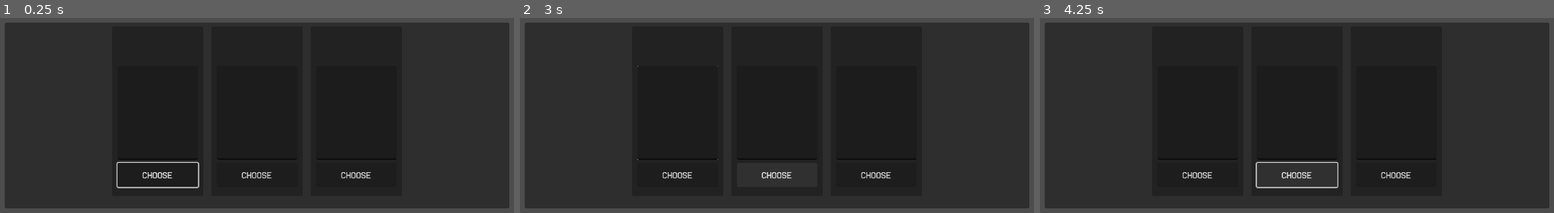
Above: before the commit, frames 1-3 (left to right).
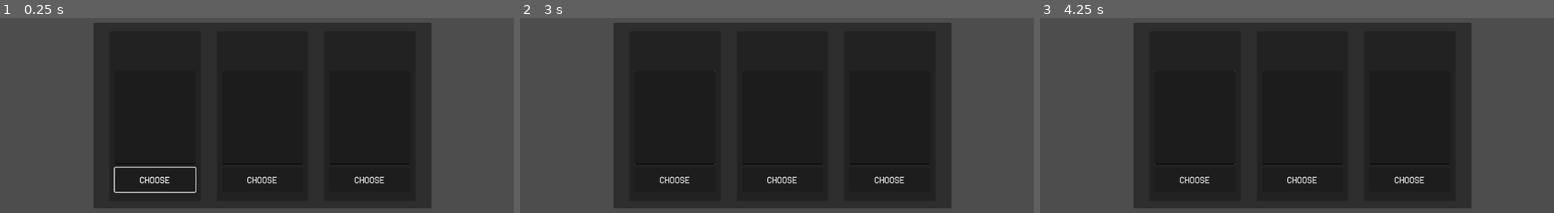
Above: after the commit, the same moments.

Repository: AlexandruPites/IterationX
Game: Godot game, scene res://scenes/level_up_menu.tscn
Same seed, same stepped clock (60 frames per second), same inputs: the game is played once before the commit and once after it. This scene is started directly instead of the project's main scene.
Inputs (mouse positions are in pixels of both pictures, inside the frame that each line leads up to):
- Up to frame 1 (0.25 s): no input
- Up to frame 2 (3 s): tap Enter at 0.5 s; move the mouse to (905, 94) at 0.52 s; press the mouse at (905, 94) at 0.53 s; hold D (right) 0.53-1.28 s; move the mouse to (648, 127) at 1.27 s; release the mouse at (648, 127) at 1.28 s; hold S (down) 1.28-2.03 s; right-click (648, 127) at 1.35 s; click (648, 127) at 2 s; move the mouse to (833, 33) at 2.02 s; press the mouse at (833, 33) at 2.03 s; hold D (right) 2.03-2.78 s; move the mouse to (741, 179) at 2.77 s; release the mouse at (741, 179) at 2.78 s; hold W (up) from 2.78 s (still down); right-click (741, 179) at 2.85 s
- Up to frame 3 (4.25 s): click (1261, 179) at 3.5 s; move the mouse to (1476, 162) at 3.52 s; release W (up) at 3.53 s; press the mouse at (1476, 162) at 3.53 s; hold A (left) from 3.53 s (still down); tap Escape (pause) at 4.15 s

The runs differ from the first frame. In frame 1, 32% of the frame differs, in the area x 0-100%, y 2-98%; in frame 2, 32%; in frame 3, 32%.

Commit message:
Smaller ui

Diff:
--- a/scenes/level_up_menu.tscn
+++ b/scenes/level_up_menu.tscn
@@ -25,19 +25,19 @@
 anchor_top = 0.5
 anchor_right = 0.5
 anchor_bottom = 0.5
-offset_left = -470.0
+offset_left = -305.0
 offset_top = -173.0
-offset_right = 470.0
+offset_right = 325.0
 offset_bottom = 174.0
 grow_horizontal = 2
 grow_vertical = 2
 
 [node name="Panel1" type="Panel" parent="Panel"]
 layout_mode = 0
-offset_left = 200.0
-offset_top = 7.0
-offset_right = 370.0
-offset_bottom = 324.0
+offset_left = 30.0
+offset_top = 16.0
+offset_right = 200.0
+offset_bottom = 333.0
 
 [node name="Choice1" type="Button" parent="Panel/Panel1"]
 texture_filter = 1
@@ -75,10 +75,10 @@
 middle_mouse_paste_enabled = false
 
 [node name="Panel2" type="Panel" parent="Panel"]
-offset_left = 385.0
-offset_top = 7.0
-offset_right = 555.0
-offset_bottom = 324.0
+offset_left = 230.0
+offset_top = 16.0
+offset_right = 400.0
+offset_bottom = 333.0
 
 [node name="Choice2" type="Button" parent="Panel/Panel2"]
 texture_filter = 1
@@ -113,10 +113,10 @@
 middle_mouse_paste_enabled = false
 
 [node name="Panel3" type="Panel" parent="Panel"]
-offset_left = 570.0
-offset_top = 7.0
-offset_right = 740.0
-offset_bottom = 324.0
+offset_left = 430.0
+offset_top = 16.0
+offset_right = 600.0
+offset_bottom = 333.0
 
 [node name="Choice3" type="Button" parent="Panel/Panel3"]
 texture_filter = 1
--- a/scripts/LevelUpHandler.gd
+++ b/scripts/LevelUpHandler.gd
@@ -13,7 +13,7 @@
 	dummy.visible = false
 
 # Called every frame. 'delta' is the elapsed time since the previous frame.
-func _process(delta: float) -> void:
+func _process(_delta: float) -> void:
 	if Input.is_action_just_pressed("debug_level") and level_up_instance == null:
 		create_instance()
 
--- a/scripts/PauseHandler.gd
+++ b/scripts/PauseHandler.gd
@@ -17,7 +17,7 @@
 	pause_button.pressed.connect(_on_button_pressed)
 
 # Called every frame. 'delta' is the elapsed time since the previous frame.
-func _process(delta: float) -> void:
+func _process(_delta: float) -> void:
 	if Input.is_action_just_pressed("pause") and pause_instance == null:
 		_on_button_pressed()
 
--- a/scripts/level_up_menu.gd
+++ b/scripts/level_up_menu.gd
@@ -1,15 +1,4 @@
 extends Control
-
-
-# Called when the node enters the scene tree for the first time.
-func _ready() -> void:
-	pass # Replace with function body.
-
-
-# Called every frame. 'delta' is the elapsed time since the previous frame.
-func _process(delta: float) -> void:
-	pass
-
 
 func resume() -> void:
 	get_tree().paused = not get_tree().paused
